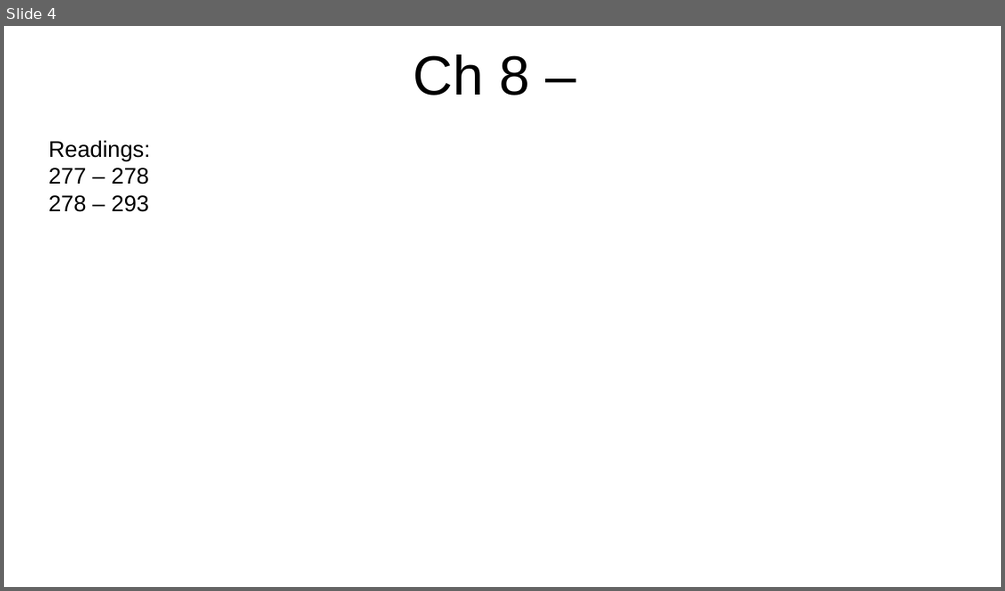
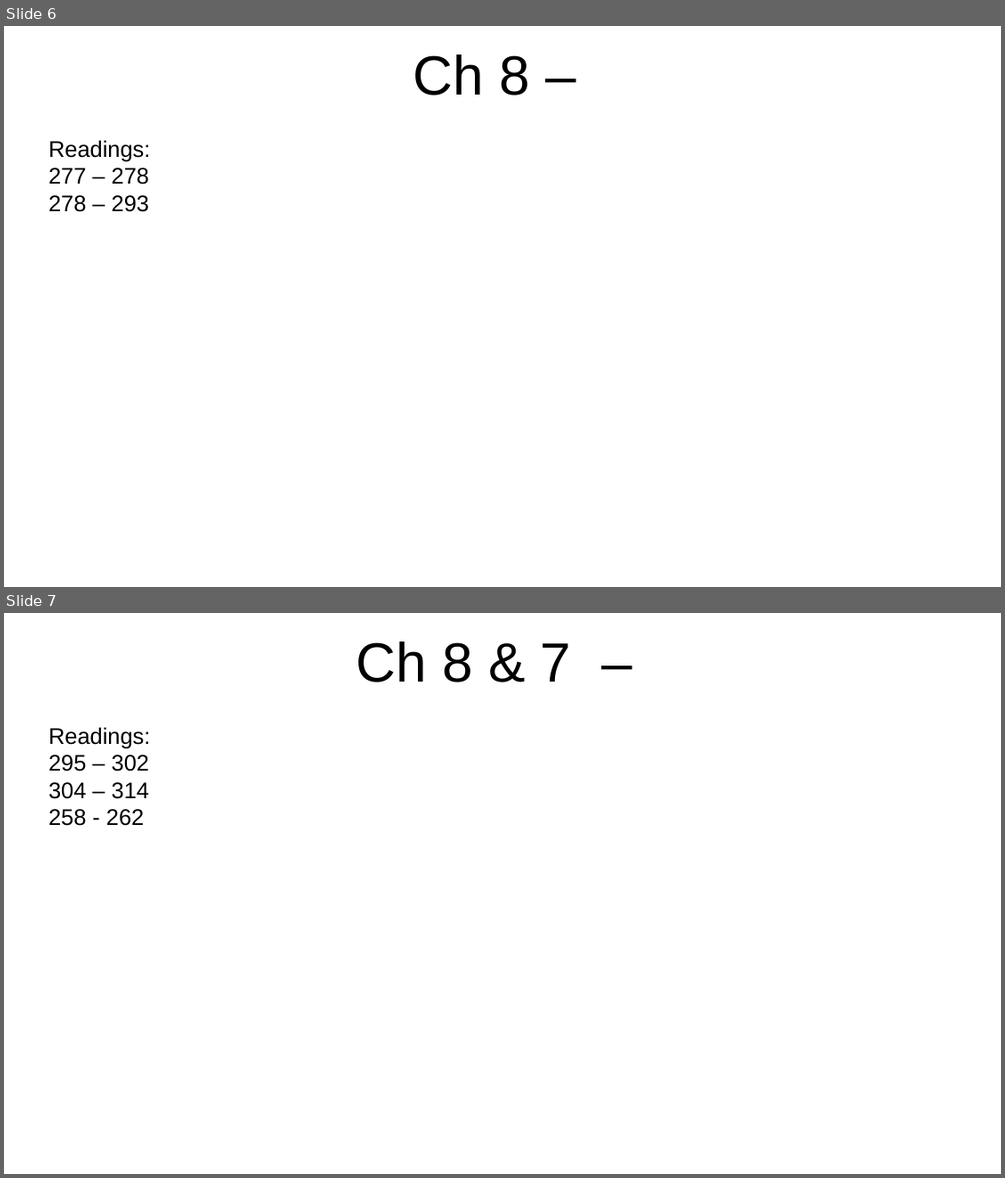
Before and after one commit to pilotingpete/eeo, a slide deck: eeo-331/eeo331-notes.odp. Shown one above the other, each under a label of ours: slide 4 before the commit, slides 6 and 7 after it. The pictures are 1005x591 and 1005x1178 pixels, drawn with LibreOffice and Linux fonts; fonts in the diff are those of the drawing. Boxes give left, top, right and bottom in pixels: in the first picture for what was removed or moved away, otherwise in the second. Text is boxed around its words. In the diff, an @@ line names an element or a change of style, - is before the commit and + after.

```diff
--- a/eeo-331/eeo331-notes.odp
+++ b/eeo-331/eeo331-notes.odp
@@ slide 7 added at [4, 613, 1001, 1174], background #FFFFFF @@
@@ title added at [356, 641, 572, 682], 44 pt, text #000000 @@
+Ch 8 & 7 –
@@ text added at [48, 727, 150, 826], 18 pt, text #000000 @@
+Readings:
+295 – 302
+304 – 314
+258 - 262
@@ what was slide 4 is now slide 6 @@
```
Also in this commit, not shown: 1 slide changed, 5 other slides added, 5 other files.
